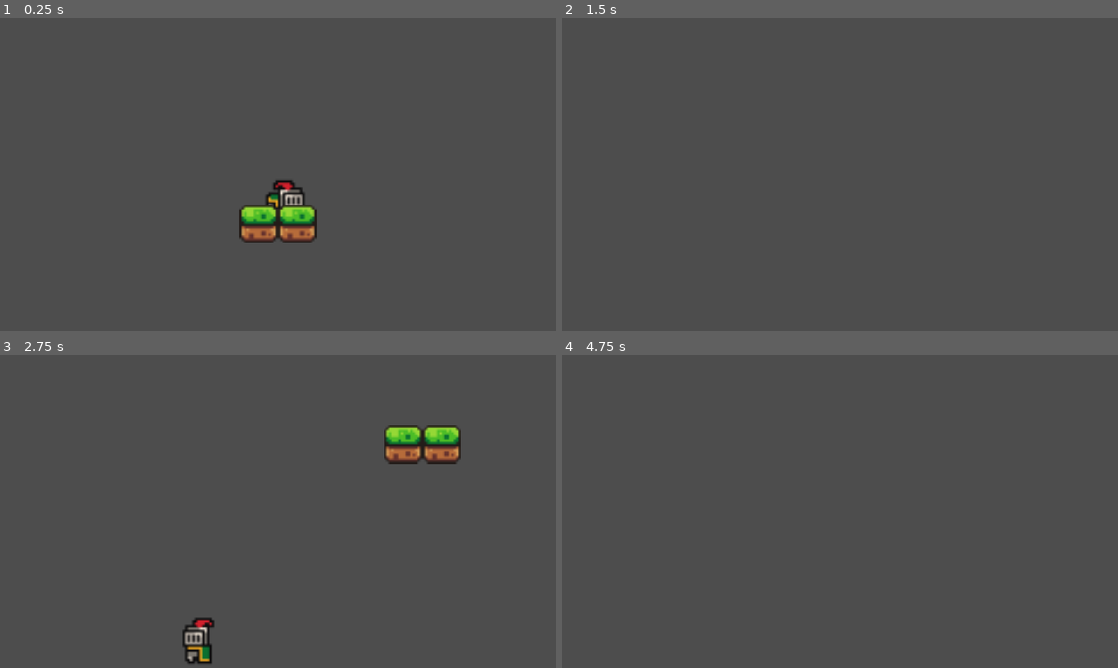
Above: before the commit, frames 1-4 (two rows, left to right).
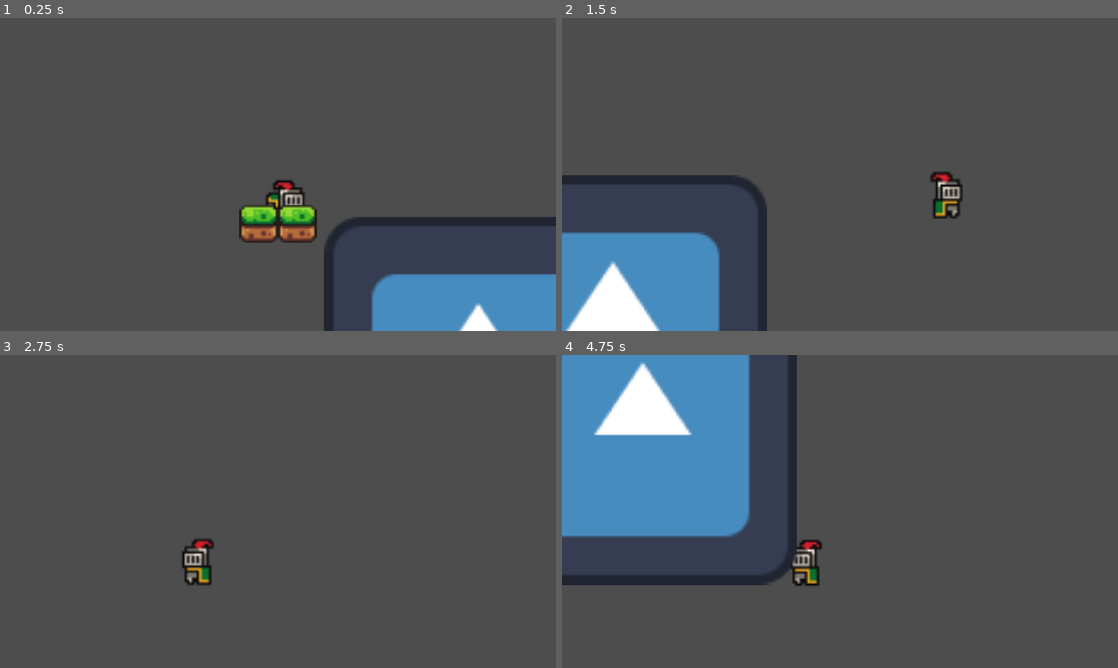
Above: after the commit, the same moments.

Repository: TheRealHeli4m/LilGuyBigWorld
Game: Godot game, scene res://Scenes/game.tscn
The game is run twice, just before and just after one commit, with the same random seed, the same clock (stepped at 60 frames per second) and the same inputs. The engine's default icon, where the game draws it, is replaced by a stand-in: a white triangle on a blue panel in a dark square.
Inputs:
- Up to frame 1 (0.25 s): no input
- Up to frame 2 (1.5 s): hold D (move_right) from 0.53 s (still down); tap Shift (dash, bound only after the commit) at 0.6, 1.35 s; tap Space (jump) at 0.77 s
- Up to frame 3 (2.75 s): tap Space (jump) at 1.52 s; release D (move_right) at 2.03 s; hold A (move_left) from 2.03 s (still down); tap Shift (dash, bound only after the commit) at 2.1 s
- Up to frame 4 (4.75 s): release A (move_left) at 2.78 s; hold D (move_right) 2.78-4.28 s; tap Shift (dash, bound only after the commit) at 2.85, 3.6, 4.35 s; tap Space (jump) at 3.02, 3.77, 4.52 s; hold A (move_left) from 4.28 s (still down)

The runs differ from the first frame. In frame 1, 7.9% of the frame differs, in the area x 58-100%, y 63-100%; in frame 2, 12%; in frame 3, 2.9%; in frame 4, 23%, in the area x 0-47%, y 0-74%.

Commit message:
Add dashing and screen shakes

Diff:
--- a/Scenes/game.tscn
+++ b/Scenes/game.tscn
@@ -4,6 +4,49 @@
 [ext_resource type="Texture2D" uid="uid://d4aai8de543m0" path="res://Assets/sprites/world_tileset.png" id="2_qxrlw"]
 [ext_resource type="PackedScene" uid="uid://hwf12e5a0c3f" path="res://Scenes/killzone.tscn" id="3_wrm1d"]
 [ext_resource type="Script" uid="uid://dtuh8twxmhagj" path="res://Scripts/pause_menu_bg.gd" id="4_3dryh"]
+[ext_resource type="PackedScene" uid="uid://sghsfwiyhmav" path="res://spring.tscn" id="5_wowpa"]
+
+[sub_resource type="GDScript" id="GDScript_jvagm"]
+script/source = "extends Camera2D
+
+var shakeIntensity= 0.0
+var activeShakeTime = 0.0
+
+var shakeDecay = 5.0
+
+var shakeTime = 0.0
+var shakeTimeSpeed = 20.0
+
+var noise = FastNoiseLite.new()
+
+# Called when the node enters the scene tree for the first time.
+func _ready() -> void:
+	pass # Replace with function body.
+
+func _physics_process(delta: float) -> void:
+	if activeShakeTime > 0:
+		shakeTime += delta * shakeTimeSpeed
+		activeShakeTime -= delta
+
+		offset = Vector2(
+			noise.get_noise_2d(shakeTime, 0) * shakeIntensity,
+			noise.get_noise_2d(0, shakeTime) * shakeIntensity,
+		)
+
+		shakeIntensity = max(shakeIntensity - shakeDecay * delta, 0)
+
+	else:
+		offset = lerp(offset, Vector2.ZERO, 10.5 * delta)
+
+func screenShake(intensity: int, time: float):
+	randomize() # have to call randomize or else the seed is going to be the same every time (?)
+	noise.seed = randi()
+	noise.frequency = 2.0
+
+	shakeIntensity = intensity
+	activeShakeTime = time
+	shakeTime = 0.0
+"
 
 [sub_resource type="TileSetAtlasSource" id="TileSetAtlasSource_qxrlw"]
 texture = ExtResource("2_qxrlw")
@@ -153,11 +196,13 @@
 [node name="Game" type="Node2D" unique_id=873701970]
 
 [node name="LittleGuy" parent="." unique_id=1827910594 instance=ExtResource("1_ebmjs")]
+collision_layer = 32769
 
 [node name="Camera2D" type="Camera2D" parent="LittleGuy" unique_id=704258411]
 zoom = Vector2(5, 5)
 limit_smoothed = true
 position_smoothing_enabled = true
+script = SubResource("GDScript_jvagm")
 
 [node name="TileMap" type="TileMap" parent="." unique_id=1523054050]
 tile_set = SubResource("TileSet_07drh")
@@ -167,7 +212,7 @@
 layer_1/name = "Middle"
 
 [node name="Killzone" parent="." unique_id=627309802 instance=ExtResource("3_wrm1d")]
-position = Vector2(0, 51)
+position = Vector2(0, 95)
 
 [node name="CollisionShape2D" type="CollisionShape2D" parent="Killzone" unique_id=722746706]
 shape = SubResource("WorldBoundaryShape2D_cqgho")
@@ -214,4 +259,7 @@
 theme_override_styles/normal = SubResource("StyleBoxFlat_cd33c")
 text = "Return to Main Menu"
 
+[node name="Spring" parent="." unique_id=558907594 instance=ExtResource("5_wowpa")]
+position = Vector2(83, 85)
+
 [connection signal="pressed" from="PauseMenu/VBoxContainer/Resume" to="PauseMenu/Bg" method="_on_resume_pressed"]
--- a/Scenes/killzone.tscn
+++ b/Scenes/killzone.tscn
@@ -3,6 +3,7 @@
 [ext_resource type="Script" uid="uid://buatg151e20qq" path="res://Scripts/killzone.gd" id="1_jvagm"]
 
 [node name="Killzone" type="Area2D" unique_id=495490622]
+collision_mask = 32768
 script = ExtResource("1_jvagm")
 
 [node name="Timer" type="Timer" parent="." unique_id=342433021]
--- /dev/null
+++ b/Scripts/camera.gd
@@ -0,0 +1,11 @@
+extends Camera2D
+
+
+# Called when the node enters the scene tree for the first time.
+func _ready() -> void:
+	pass # Replace with function body.
+
+
+# Called every frame. 'delta' is the elapsed time since the previous frame.
+func _process(delta: float) -> void:
+	pass
--- a/Scripts/little_guy.gd
+++ b/Scripts/little_guy.gd
@@ -12,6 +12,7 @@
 var was_on_floor: bool
 var canJump: bool
 var direction: float
+var isDashing = false
 
 @onready var coyoteTimer = $CoyoteTimer
 @onready var jBuffTimer = $JumpBuffering
@@ -21,8 +22,14 @@
 @onready var leftInRC = $LeftInnerRC
 @onready var rightInRC = $RightInnerRC
 
+@onready var camera = $Camera2D
+
 # i think there MIGHT be something redundant in here but it works so im not gonna fix it for now
 func _physics_process(delta: float) -> void:
+	if isDashing:
+		move_and_slide()
+		return
+
 	if is_on_floor(): canJump = true
 	if not is_on_floor():
 		velocity += get_gravity() * delta # gravity
@@ -32,6 +39,7 @@
 	if was_on_floor and !is_on_floor() and velocity.y > 0:
 		coyoteTimer.start()
 
+	# if youre curious as to where i got this from, check Project Settings -> Input Map
 	if Input.is_action_just_pressed("jump") and not is_on_floor() and !canJump:
 		jBuffTimer.start()
 
@@ -60,3 +68,13 @@
 	was_on_floor = is_on_floor()
 	if Global.playerCanMove: # check out global.gd
 		move_and_slide()
+
+	if Input.is_action_just_pressed("dash"):
+		var dashDirection = Input.get_vector("move_left", "move_right", "up", "down")
+		if not dashDirection: return
+		velocity = dashDirection * SPEED * 1.5
+		isDashing = true
+		camera.screenShake(2, 0.3)
+
+		await get_tree().create_timer(0.2).timeout
+		isDashing = false
--- a/Scripts/player_animations.gd
+++ b/Scripts/player_animations.gd
@@ -14,7 +14,7 @@
 		# need to add a delay here so animation actually plays
 		# a big reason why squash isnt playing is because the other animations are overriding it the next frame
 
-	if self.is_playing() and self.animation == "Squash": return;
+	if self.is_playing() and self.animation == "Squash": return; # this is called a guard clause and i rlly like to use this so i hope you get used to seeing this :)))
 	if player.direction == 0:
 		if player.is_on_floor():
 			self.play("Idle")
--- a/project.godot
+++ b/project.godot
@@ -49,6 +49,21 @@
 "events": [Object(InputEventKey,"resource_local_to_scene":false,"resource_name":"","device":-1,"window_id":0,"alt_press …(195 unchanged characters)…
 ]
 }
+dash={
+"deadzone": 0.2,
+"events": [Object(InputEventKey,"resource_local_to_scene":false,"resource_name":"","device":-1,"window_id":0,"alt_pressed":false,"shift_pressed":false,"ctrl_pressed":false,"meta_pressed":false,"pressed":false,"keycode":0,"physical_keycode":4194325,"key_label":0,"unicode":0,"location":0,"echo":false,"script":null)
+]
+}
+up={
+"deadzone": 0.2,
+"events": [Object(InputEventKey,"resource_local_to_scene":false,"resource_name":"","device":-1,"window_id":0,"alt_pressed":false,"shift_pressed":false,"ctrl_pressed":false,"meta_pressed":false,"pressed":false,"keycode":0,"physical_keycode":87,"key_label":0,"unicode":119,"location":0,"echo":false,"script":null)
+]
+}
+down={
+"deadzone": 0.2,
+"events": [Object(InputEventKey,"resource_local_to_scene":false,"resource_name":"","device":-1,"window_id":0,"alt_pressed":false,"shift_pressed":false,"ctrl_pressed":false,"meta_pressed":false,"pressed":false,"keycode":0,"physical_keycode":83,"key_label":0,"unicode":115,"location":0,"echo":false,"script":null)
+]
+}
 
 [physics]
 
--- /dev/null
+++ b/spring.tscn
@@ -0,0 +1,27 @@
+[gd_scene format=3 uid="uid://sghsfwiyhmav"]
+
+[ext_resource type="Texture2D" uid="uid://vvldmrhtsehb" path="res://icon.svg" id="1_ka4py"]
+
+[sub_resource type="SpriteFrames" id="SpriteFrames_cd33c"]
+animations = [{
+"frames": [{
+"duration": 1.0,
+"texture": ExtResource("1_ka4py")
+}],
+"loop": 1,
+"name": &"default",
+"speed": 5.0
+}]
+
+[sub_resource type="RectangleShape2D" id="RectangleShape2D_cd33c"]
+size = Vector2(126, 126)
+
+[node name="Spring" type="Node2D" unique_id=558907594]
+
+[node name="AnimatedSprite2D" type="AnimatedSprite2D" parent="." unique_id=912334520]
+sprite_frames = SubResource("SpriteFrames_cd33c")
+
+[node name="StaticBody2D" type="StaticBody2D" parent="." unique_id=2092617884]
+
+[node name="CollisionShape2D" type="CollisionShape2D" parent="StaticBody2D" unique_id=1565052909]
+shape = SubResource("RectangleShape2D_cd33c")
Not shown, added: Scripts/camera.gd.uid
